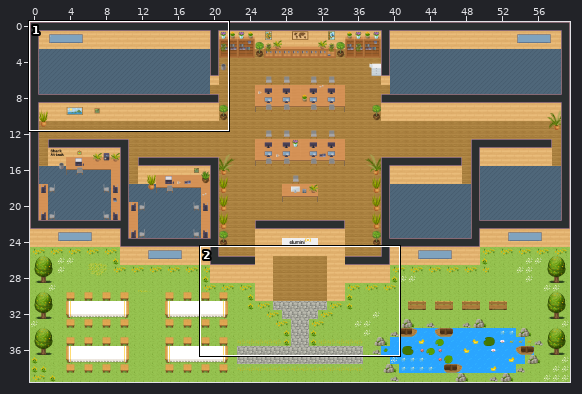
One commit to this Tiled map (JSON): maps/map.tmj. Above: a wide view before the commit, with the close-up outlined.
Close-up. The starting point:
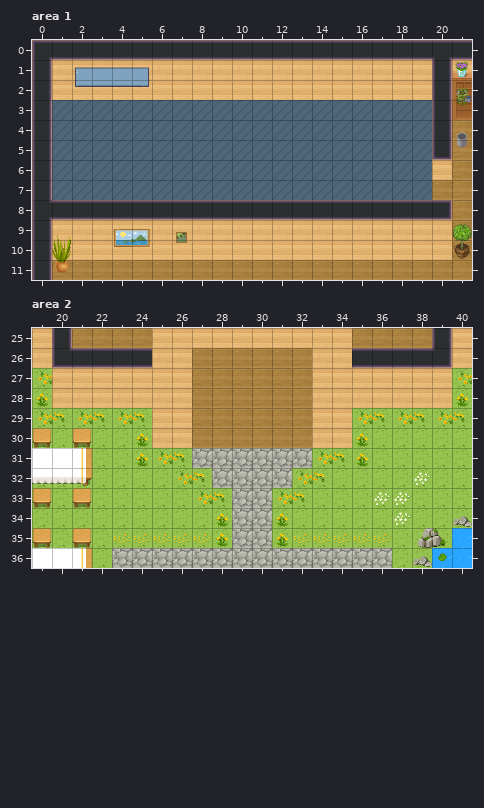
Cells are 32x32 px. Shown: area 1 x 0..21, y 0..11; area 2 x 19..40, y 25..36. The commit also changed other parts of the map, which this record leaves out.
Once edited:
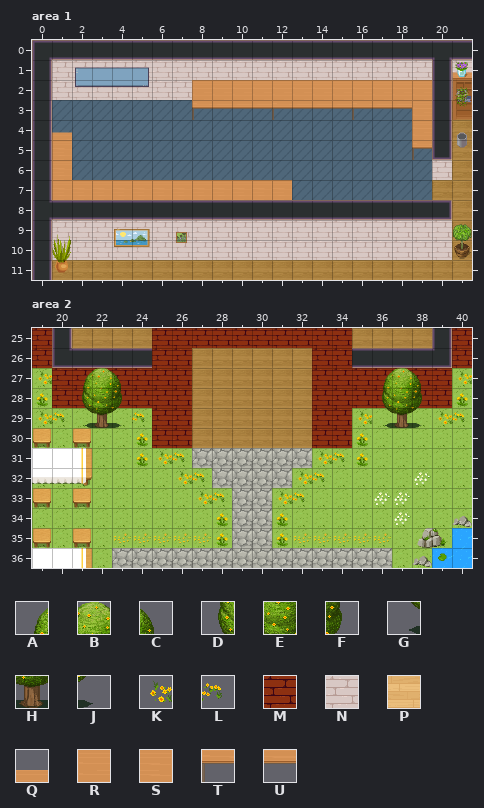
Key: from "WA_Exterior": A 84, B 85, C 86, D 109, E 110, F 111, G 134, H 135, J 136, K 575, L 576; from "WA_Room_Builder": M 285, N 310, P 350; from "WA_Tables": Q 3, R 10, S 11, T 20, U 23.
_ is an empty cell.
Tiles of an added or newly shown layer are drawn over the layers below it.
What changed:
Layer "Paredes", area 1:
Tile P gives way to one hidden under a higher layer in row 2 at x 8 to 19.
Tile P becomes tile N in row 1 at x 1 to 19 and 21; in row 2 at x 1 to 7 and 21; in row 6 at x 20; in rows 9 to 10 at x 1 to 20.
Layer "Sala Esquerda Mesa" (added), area 1:
The author put tile Q in row 4 at x 1.
The author put tile R in row 2 at x 8 to 19; in rows 3 to 4 at x 19.
The author put tile S in rows 5 to 6 at x 1; in row 7 at x 1 to 12.
The author put tile T in row 3 at x 8, 12 and 16; in row 5 at x 19.
The author put tile U in row 3 at x 9 to 11, 13 to 15 and 17 to 18.
Layer "Paredes", area 2:
Tile P gives way to one hidden under a higher layer in row 28 at x 22 and 37.
Tile P becomes tile M in row 25 at x 19 and 40; in row 26 at x 19, 25 to 26, 33 to 34 and 40; in row 27 at x 20 to 26 and 33 to 39; in row 28 at x 20 to 21, 23 to 26, 33 to 36 and 38 to 39; in rows 29 to 30 at x 25 to 26 and 33 to 34.
Layer "Sobre o Jardim", area 2:
The author put tile A in row 27 at x 21 and 36.
The author put tile B in row 27 at x 22 and 37.
The author put tile C in row 27 at x 23 and 38.
The author put tile D in row 28 at x 21 and 36.
The author put tile E in row 28 at x 22 and 37.
The author put tile F in row 28 at x 23 and 38.
Tile K becomes tile G in row 29 at x 21.
Tile L becomes tile G in row 29 at x 36.
Tile K becomes tile H in row 29 at x 37.
Tile L becomes tile H in row 29 at x 22.
Tile K becomes tile J in row 29 at x 23.
Tile L becomes tile J in row 29 at x 38.
Layer "Arco Entrada", area 2:
Tile P becomes tile M in row 25 at x 25 to 34.
Pixel boxes of the changes (left, top, right, bottom) in both close-ups:
changed: (52, 60, 452, 200)
changed: (452, 60, 472, 100)
changed: (52, 220, 452, 260)
changed: (32, 328, 472, 448)
